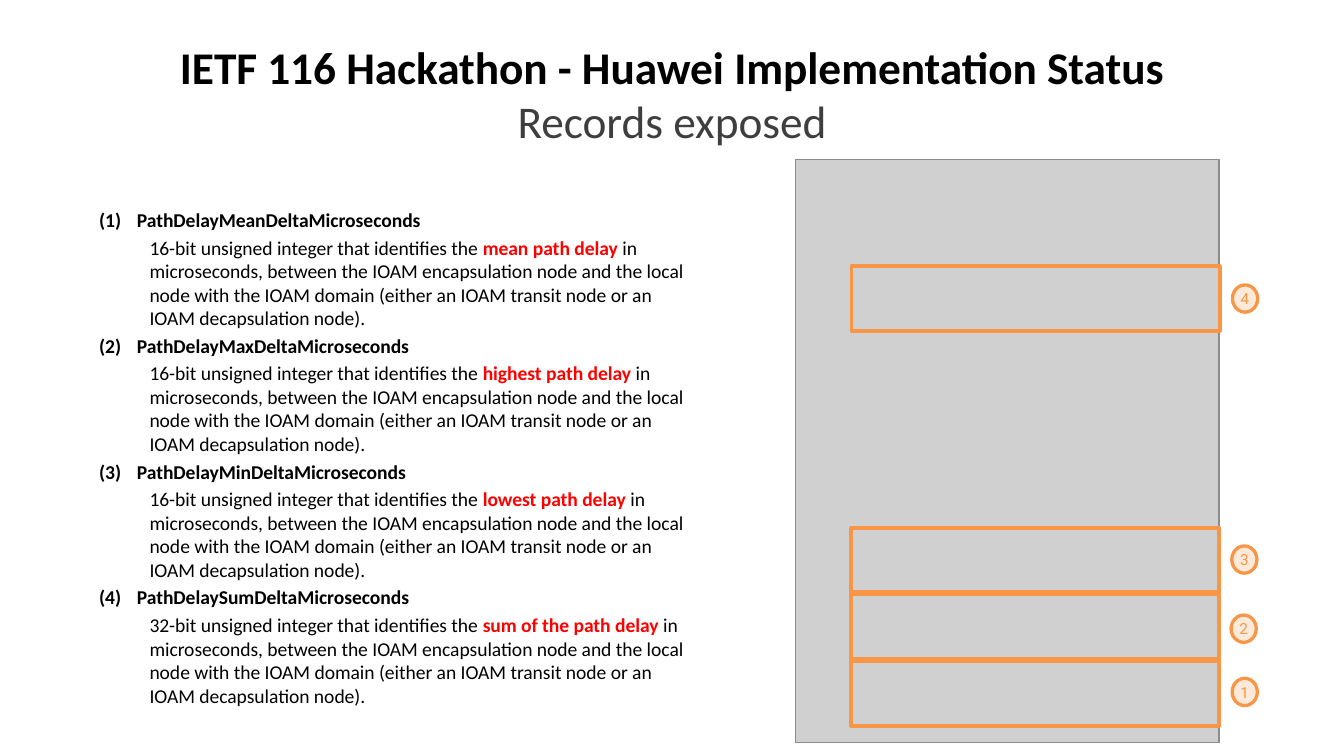
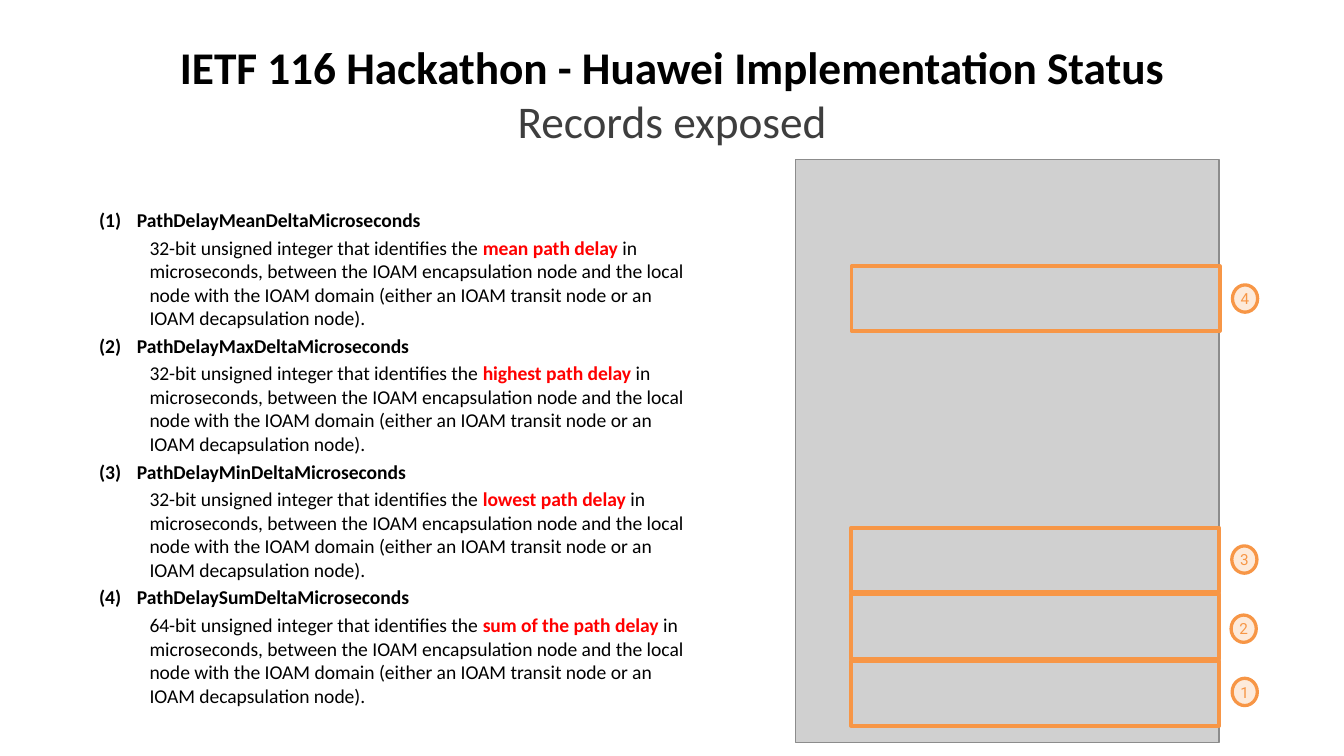
Before and after one commit to IETF-Hackathon/ietf116-project-presentations, a slide deck: slide 11 of ietf-116-hackathon-srv6-on-path-delay-anomaly-detection.pptx. Drawn at 1344x756 pixels with LibreOffice and Linux fonts; fonts in the diff are those of the drawing; grey boxes stand for pictures. Boxes give left, top, right and bottom in pixels: in the first picture for what was removed or moved away, otherwise in the second. Text is boxed around its words. In the diff, an @@ line names an element or a change of style, - is before the commit and + after.

Commit message:
SRv6 On-Path Delay with Anomaly Detection
SRv6 On-Path Delay Measurement with Anomaly Detection

```diff
--- a/ietf-116-hackathon-srv6-on-path-delay-anomaly-detection.pptx
+++ b/ietf-116-hackathon-srv6-on-path-delay-anomaly-detection.pptx
@@ text at [150,241,684,328]: text changed @@
-  16-bit unsigned integer that identifies the mean path delay in microseconds, between the IOAM encapsulation node and the local node with the IOAM domain (either an IOAM transit node or an IOAM decapsulation node).
+  32-bit unsigned integer that identifies the mean path delay in microseconds, between the IOAM encapsulation node and the local node with the IOAM domain (either an IOAM transit node or an IOAM decapsulation node).
@@ text at [150,366,684,454]: text changed @@
-  16-bit unsigned integer that identifies the highest path delay in microseconds, between the IOAM encapsulation node and the local node with the IOAM domain (either an IOAM transit node or an IOAM decapsulation node).
+  32-bit unsigned integer that identifies the highest path delay in microseconds, between the IOAM encapsulation node and the local node with the IOAM domain (either an IOAM transit node or an IOAM decapsulation node).
@@ text at [150,492,684,580]: text changed @@
-  16-bit unsigned integer that identifies the lowest path delay in microseconds, between the IOAM encapsulation node and the local node with the IOAM domain (either an IOAM transit node or an IOAM decapsulation node).
+  32-bit unsigned integer that identifies the lowest path delay in microseconds, between the IOAM encapsulation node and the local node with the IOAM domain (either an IOAM transit node or an IOAM decapsulation node).
@@ text at [150,618,684,706]: text changed @@
-  32-bit unsigned integer that identifies the sum of the path delay in microseconds, between the IOAM encapsulation node and the local node with the IOAM domain (either an IOAM transit node or an IOAM decapsulation node).
+  64-bit unsigned integer that identifies the sum of the path delay in microseconds, between the IOAM encapsulation node and the local node with the IOAM domain (either an IOAM transit node or an IOAM decapsulation node).
```
Also in this commit, not shown: 1 other slide changed, 1 other file.
